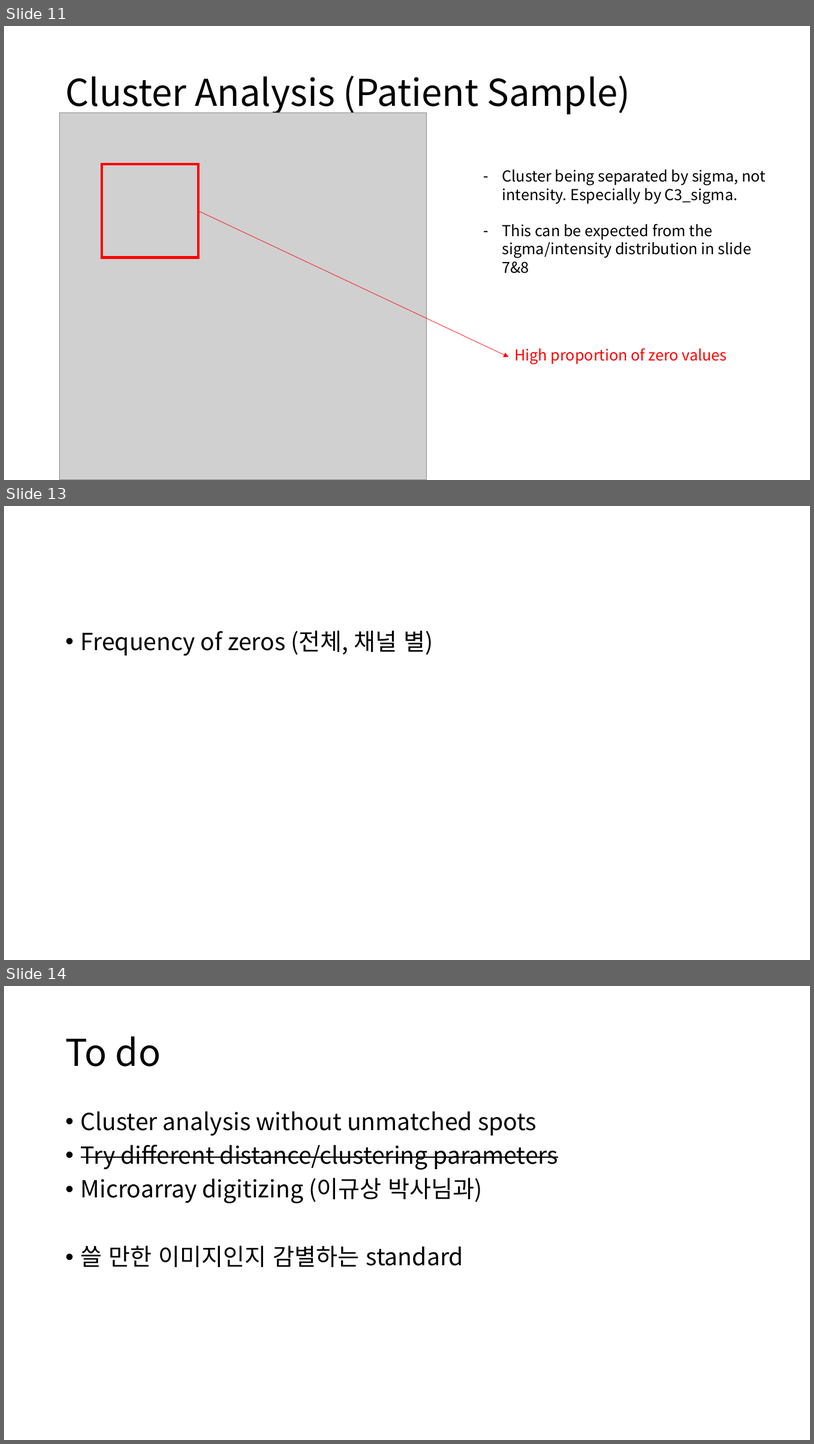
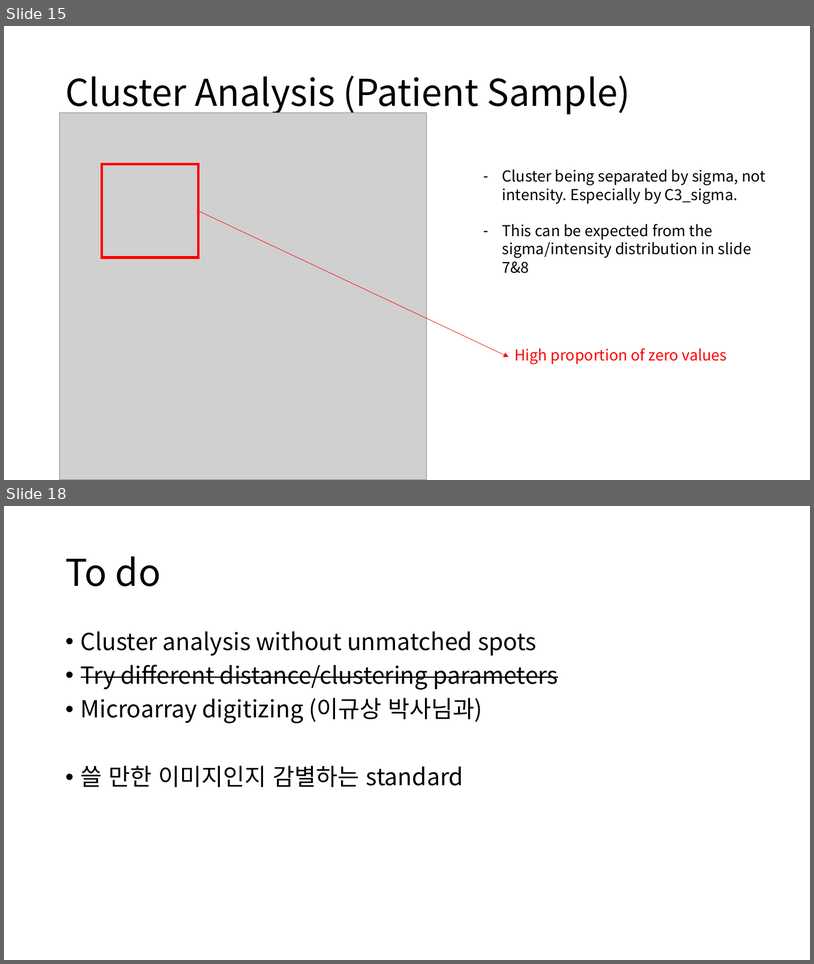
Before and after one commit to HeesooSong/UNIST_internship, a slide deck: Progress Update/20221115_Progress Update.pptx. Shown one above the other, each under a label of ours: slides 11, 13 and 14 before the commit, slides 15 and 18 after it; the slides between them are not shown. The pictures are 814x1444 and 814x964 pixels, drawn with LibreOffice and Linux fonts; fonts in the diff are those of the drawing; grey boxes stand for pictures. Boxes give left, top, right and bottom in pixels: in the first picture for what was removed or moved away, otherwise in the second. Text is boxed around its words. In the diff, an @@ line names an element or a change of style, - is before the commit and + after.

```diff
--- a/Progress Update/20221115_Progress Update.pptx
+++ b/Progress Update/20221115_Progress Update.pptx
@@ slide 13 removed at <box>4,506,810,960</box>, background #FFFFFF @@
@@ text removed at <box>81,630,433,655</box> @@
-• Frequency of zeros (전체, 채널 별)
@@ what was slide 11 is now slide 15 @@
@@ what was slide 14 is now slide 18 @@
```
Also in this commit, not shown: 6 slides changed, 5 slides added, 5 other files.
